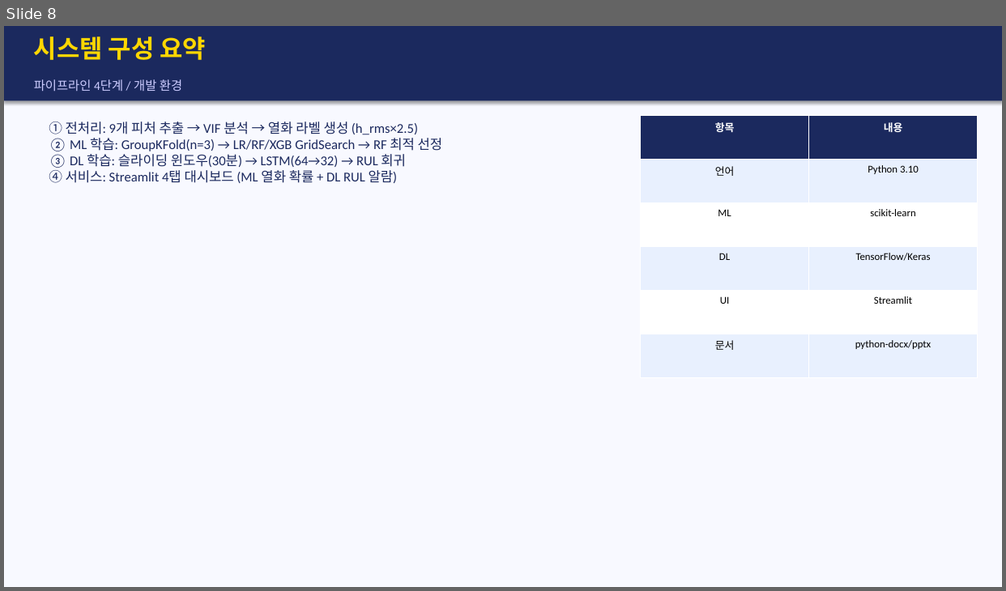
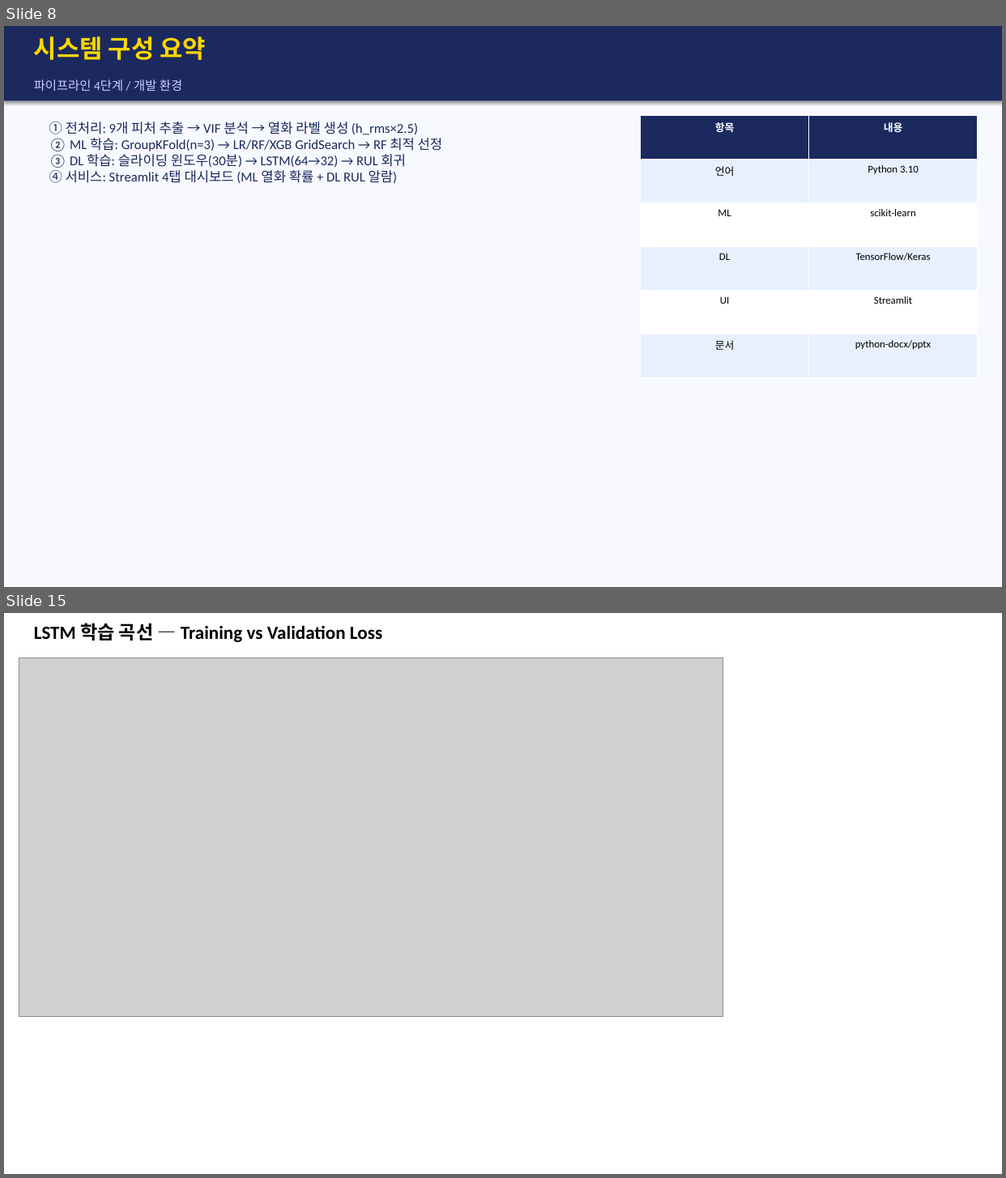
Before and after one commit to vapsnamheo-dev/AISOURCE, a slide deck: Homework/DL_FactoryAutomation/산출물/발표용_FEMTO_RUL_20260625.pptx. Shown one above the other, each under a label of ours: slide 8 before the commit, slides 8 and 15 after it; the slides between them are not shown. The pictures are 1006x591 and 1006x1178 pixels, drawn with LibreOffice and Linux fonts; fonts in the diff are those of the drawing; grey boxes stand for pictures. Boxes give left, top, right and bottom in pixels: in the first picture for what was removed or moved away, otherwise in the second. Text is boxed around its words. In the diff, an @@ line names an element or a change of style, - is before the commit and + after.

```diff
--- a/Homework/DL_FactoryAutomation/산출물/발표용_FEMTO_RUL_20260625.pptx
+++ b/Homework/DL_FactoryAutomation/산출물/발표용_FEMTO_RUL_20260625.pptx
@@ slide 15 added at [4,613,1002,1174], background #FFFFFF @@
@@ text added at [34,623,382,642], 18 pt, text #000000, bold @@
+LSTM 학습 곡선 — Training vs Validation Loss
@@ picture added at [19,658,722,1017] @@
```
Also in this commit, not shown: 15 other slides added, 22 other files.
